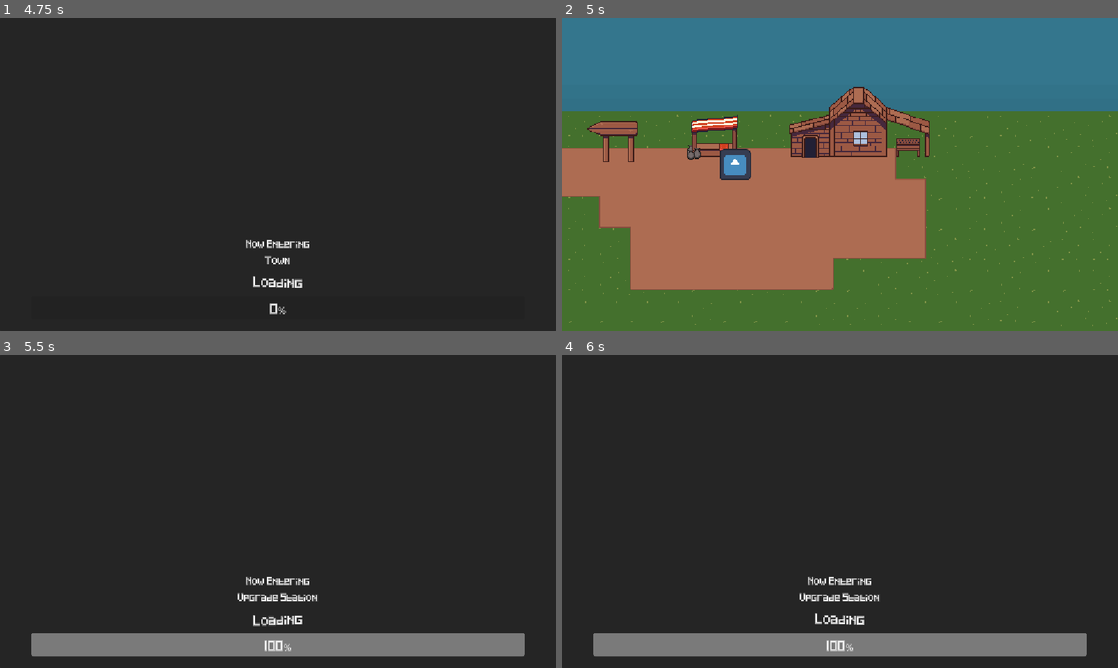
Above: before the commit, frames 1-4 (two rows, left to right).
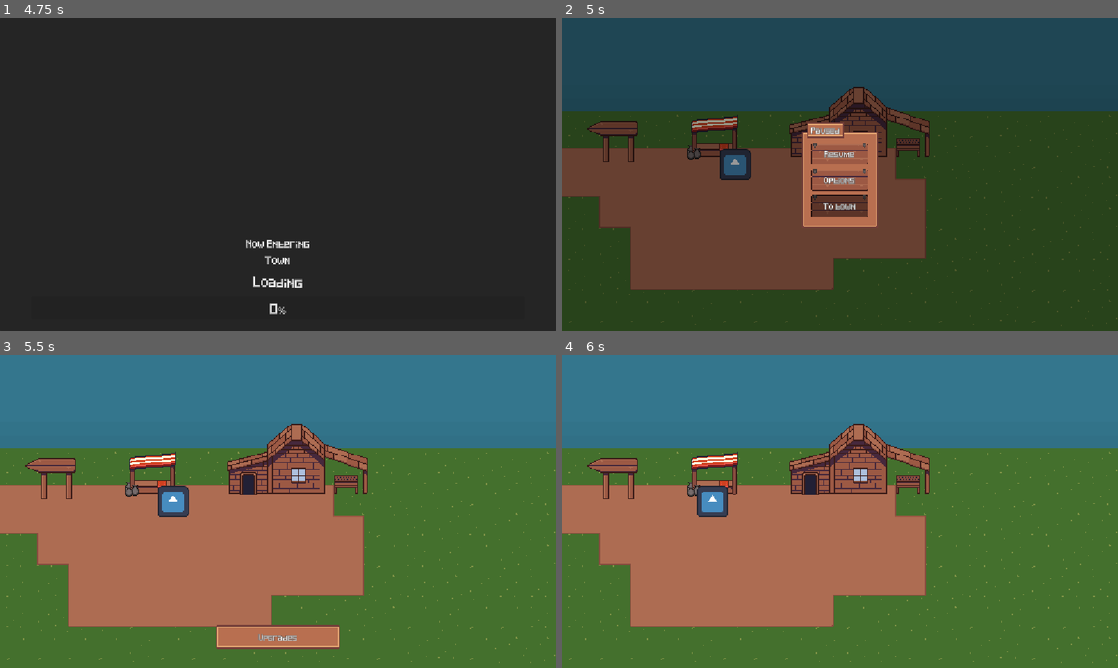
Above: after the commit, the same moments.

Repository: jakoofficial/DigNew
Game: Godot game, scene res://Scenes/main_menu.tscn
Two runs of this game, one before a commit and one after it. Both use one fixed random seed, a clock stepped at 60 frames per second and the inputs below. The engine's default icon, where the game draws it, is replaced by a stand-in: a white triangle on a blue panel in a dark square.
Inputs (mouse positions are in pixels of both pictures, inside the frame that each line leads up to):
- Up to frame 1 (4.75 s): click "New Game" at 0.5 s; move the mouse to (400, 158) at 1.27 s; hold D (right) 1.28-2.78 s; tap B at 1.35, 3.6 s; click (400, 158) at 1.42 s; tap Space at 1.52, 2.27, 3.77, 4.52 s; move the mouse to (150, 143) at 2.02 s; tap R at 2.1, 4.35 s; click (150, 143) at 2.17 s; move the mouse to (333, 105) at 2.77 s; hold A (left) 2.78-3.53 s; tap P at 2.85 s; click (333, 105) at 2.92 s; move the mouse to (38, 49) at 3.52 s; hold D (right) from 3.53 s (still down); click (38, 49) at 3.67 s; move the mouse to (444, 221) at 4.27 s; click (444, 221) at 4.42 s
- Up to frame 2 (5 s): keep holding D (right); tap Escape at 4.9 s
- Up to frame 3 (5.5 s): release D (right) at 5 s; click (278, 489) at 5 s, where only the run after the commit has a clickable "Resume"
- Up to frame 4 (6 s): move the mouse to (673, 464) at 5.77 s; hold A (left) from 5.78 s (still down); tap P at 5.85 s; click (673, 464) at 5.92 s

Frame 1 is identical in both runs. In frame 2, 97% of the frame differs, in the area x 0-100%, y 0-100%; in frame 3, 99%; in frame 4, 99%.

Commit message:
Added funciton to the pause menu

Diff:
--- a/Nodes/UI/on_dig_ui.tscn
+++ b/Nodes/UI/on_dig_ui.tscn
@@ -6,7 +6,6 @@
 [ext_resource type="Script" uid="uid://c5r4m661lpmbb" path="res://Scripts/Inventory/backpack.gd" id="3_q1hm0"]
 [ext_resource type="Texture2D" uid="uid://dum8xkc7xq1kl" path="res://Sprites/Icons/Backpack.svg" id="4_u3a3k"]
 [ext_resource type="PackedScene" uid="uid://cqx0h4cptvvkd" path="res://Nodes/UI/pause_menu.tscn" id="6_l6xf4"]
-[ext_resource type="Script" uid="uid://kufkxbiyf15x" path="res://Scripts/UI/pause_menu.gd" id="7_f5wqb"]
 
 [sub_resource type="CompressedTexture2D" id="CompressedTexture2D_pv1gv"]
 load_path = "res://.godot/imported/Gui.png-1a32feaf877fae0b886aa14805d86631.ctex"
@@ -214,4 +213,3 @@
 autowrap_mode = 0
 
 [node name="PauseMenu" parent="." unique_id=844130493 instance=ExtResource("6_l6xf4")]
-script = ExtResource("7_f5wqb")
--- a/Nodes/UI/pause_menu.tscn
+++ b/Nodes/UI/pause_menu.tscn
@@ -4,6 +4,7 @@
 [ext_resource type="Script" uid="uid://kufkxbiyf15x" path="res://Scripts/UI/pause_menu.gd" id="2_bajgw"]
 [ext_resource type="Texture2D" uid="uid://b4n5jr12li31" path="res://Sprites/Colour palette/Taile Gamougg 96.png" id="2_eddy3"]
 [ext_resource type="Texture2D" uid="uid://ds8k6jks6y5l2" path="res://Sprites/Gui.png" id="3_bajgw"]
+[ext_resource type="PackedScene" uid="uid://bk46exhp8wagj" path="res://Nodes/UI/ConfirmBox.tscn" id="5_bajgw"]
 
 [sub_resource type="AtlasTexture" id="AtlasTexture_f5wqb"]
 atlas = ExtResource("2_eddy3")
@@ -22,13 +23,13 @@
 region = Rect2(128, 73, 116, 33)
 
 [node name="PauseMenu" type="Control" unique_id=844130493]
+process_mode = 3
 layout_mode = 3
 anchors_preset = 15
 anchor_right = 1.0
 anchor_bottom = 1.0
 grow_horizontal = 2
 grow_vertical = 2
-mouse_filter = 2
 theme = ExtResource("1_d8m8v")
 script = ExtResource("2_bajgw")
 
@@ -57,6 +58,7 @@
 offset_bottom = 110.5
 grow_horizontal = 2
 grow_vertical = 2
+mouse_filter = 1
 texture = ExtResource("3_bajgw")
 region_rect = Rect2(0, 0, 32, 32)
 patch_margin_left = 16
@@ -83,6 +85,7 @@
 size_flags_horizontal = 6
 focus_neighbor_top = NodePath("../Town")
 focus_neighbor_bottom = NodePath("../Options")
+mouse_filter = 1
 mouse_default_cursor_shape = 2
 texture_normal = SubResource("AtlasTexture_l6xf4")
 texture_hover = SubResource("AtlasTexture_4k7hf")
@@ -98,7 +101,7 @@
 anchor_bottom = 1.0
 grow_horizontal = 2
 grow_vertical = 2
-mouse_filter = 2
+mouse_filter = 1
 bbcode_enabled = true
 text = "Resume"
 scroll_active = false
@@ -112,6 +115,7 @@
 size_flags_horizontal = 6
 focus_neighbor_top = NodePath("../Resume")
 focus_neighbor_bottom = NodePath("../Town")
+mouse_filter = 1
 mouse_default_cursor_shape = 2
 texture_normal = SubResource("AtlasTexture_l6xf4")
 texture_hover = SubResource("AtlasTexture_4k7hf")
@@ -127,7 +131,7 @@
 anchor_bottom = 1.0
 grow_horizontal = 2
 grow_vertical = 2
-mouse_filter = 2
+mouse_filter = 1
 bbcode_enabled = true
 text = "Options"
 scroll_active = false
@@ -141,6 +145,7 @@
 size_flags_horizontal = 6
 focus_neighbor_top = NodePath("../Options")
 focus_neighbor_bottom = NodePath("../Resume")
+mouse_filter = 1
 mouse_default_cursor_shape = 2
 texture_normal = SubResource("AtlasTexture_l6xf4")
 texture_hover = SubResource("AtlasTexture_4k7hf")
@@ -156,7 +161,7 @@
 anchor_bottom = 1.0
 grow_horizontal = 2
 grow_vertical = 2
-mouse_filter = 2
+mouse_filter = 1
 bbcode_enabled = true
 text = "To town"
 scroll_active = false
@@ -177,6 +182,7 @@
 offset_bottom = -76.0
 grow_horizontal = 2
 grow_vertical = 2
+mouse_filter = 1
 texture = ExtResource("3_bajgw")
 region_rect = Rect2(0, 0, 32, 32)
 patch_margin_left = 16
@@ -192,7 +198,12 @@
 anchor_bottom = 1.0
 grow_horizontal = 2
 grow_vertical = 2
+mouse_filter = 1
 bbcode_enabled = true
 text = "Paused"
 horizontal_alignment = 1
 vertical_alignment = 1
+
+[node name="ConfirmBox" parent="." unique_id=1259830081 instance=ExtResource("5_bajgw")]
+visible = false
+layout_mode = 1
--- a/Scenes/Upgrade_Area.tscn
+++ b/Scenes/Upgrade_Area.tscn
@@ -1,8 +1,10 @@
 [gd_scene format=3 uid="uid://dxwcyj2v568ax"]
 
+[ext_resource type="Script" uid="uid://dyb2mayalbtam" path="res://Scripts/Town/upgrade_building.gd" id="1_c4mb6"]
 [ext_resource type="PackedScene" uid="uid://dtc57kb1m62gq" path="res://Nodes/UI/back_btn.tscn" id="1_ltlum"]
 
 [node name="UpgradeArea" type="Node2D" unique_id=309530222]
+script = ExtResource("1_c4mb6")
 
 [node name="BackBtn" parent="." unique_id=729406048 instance=ExtResource("1_ltlum")]
 position = Vector2(72, 47)
--- a/Scenes/market.tscn
+++ b/Scenes/market.tscn
@@ -1,5 +1,6 @@
 [gd_scene format=3 uid="uid://00nuwyl7g28s"]
 
+[ext_resource type="Script" uid="uid://fpiryprymabk" path="res://Scripts/Town/market_building.gd" id="1_0s0jk"]
 [ext_resource type="PackedScene" uid="uid://dtc57kb1m62gq" path="res://Nodes/UI/back_btn.tscn" id="1_rfcd5"]
 [ext_resource type="Theme" uid="uid://e5uj1uvlt6aq" path="res://Themes/UI.tres" id="2_3csk5"]
 [ext_resource type="Texture2D" uid="uid://ds8k6jks6y5l2" path="res://Sprites/Gui.png" id="3_4rre6"]
@@ -20,6 +21,7 @@
 [sub_resource type="StyleBoxEmpty" id="StyleBoxEmpty_4rre6"]
 
 [node name="Market" type="Node2D" unique_id=720307893]
+script = ExtResource("1_0s0jk")
 
 [node name="BackBtn" parent="." unique_id=729406048 instance=ExtResource("1_rfcd5")]
 position = Vector2(80, 47)
--- a/Scenes/town.tscn
+++ b/Scenes/town.tscn
@@ -10,6 +10,7 @@
 [ext_resource type="Theme" uid="uid://e5uj1uvlt6aq" path="res://Themes/UI.tres" id="8_2rtke"]
 [ext_resource type="Texture2D" uid="uid://ds8k6jks6y5l2" path="res://Sprites/Gui.png" id="9_8t1t8"]
 [ext_resource type="Script" uid="uid://dxgifp33kyky4" path="res://Scripts/Town/TownUI.gd" id="9_kl8ok"]
+[ext_resource type="PackedScene" uid="uid://cqx0h4cptvvkd" path="res://Nodes/UI/pause_menu.tscn" id="11_6knsj"]
 [ext_resource type="PackedScene" uid="uid://oj08mfo7lltx" path="res://Nodes/player.tscn" id="11_emwlo"]
 
 [sub_resource type="TileSetAtlasSource" id="TileSetAtlasSource_ckvn4"]
@@ -133,6 +134,7 @@
 sources/0 = SubResource("TileSetAtlasSource_poxg2")
 
 [node name="Town" type="Node2D" unique_id=1274485126]
+process_mode = 1
 script = ExtResource("1_kswdu")
 
 [node name="Sky" type="Sprite2D" parent="." unique_id=1800128584]
@@ -181,7 +183,6 @@
 metadata/_edit_lock_ = true
 
 [node name="OverlayText" type="Panel" parent="CanvasLayer/Control" unique_id=415236213]
-visible = false
 layout_mode = 1
 anchors_preset = 12
 anchor_top = 1.0
@@ -222,5 +223,8 @@
 horizontal_alignment = 1
 vertical_alignment = 1
 
+[node name="PauseMenu" parent="CanvasLayer" unique_id=844130493 instance=ExtResource("11_6knsj")]
+visible = false
+
 [node name="Player" parent="." unique_id=1600123372 instance=ExtResource("11_emwlo")]
 position = Vector2(32, 304)
--- a/Scripts/DigZone/World.gd
+++ b/Scripts/DigZone/World.gd
@@ -22,6 +22,7 @@
 # Playerstats
 var currStamina: float = PS.Stamina
 var perc: float = currStamina / PS.MaxDigs
+var canPause: bool = true
 
 func _ready() -> void:
 	GM.curScene = self
--- a/Scripts/Globals/GameManager.gd
+++ b/Scripts/Globals/GameManager.gd
@@ -15,7 +15,11 @@
 	Market
 }
 
+var afterPauseNotDone: bool = true
+
 func _ready() -> void:
+	process_mode = ProcessMode.PROCESS_MODE_ALWAYS
+
 	# Keys
 	AM.initAction("Left", FKS.NewKey(KEY_A), FKS.NewKey(KEY_LEFT))
 	AM.initAction("Right", FKS.NewKey(KEY_D), FKS.NewKey(KEY_RIGHT))
@@ -38,6 +42,11 @@
 		if FK.JustReleased(AM.action("Back")):
 			await PS.add_to_global_inv(GM.curUI.backpack.inventory)
 			_load_scene(Scenes.Town)
+	if curScene != null:
+		if curScene.canPause and FK.JustReleased(AM.action("Pause")):
+			GM.afterPauseNotDone = true
+			paused = !paused
+	get_tree().paused = paused
 
 var SceneEntering: String = "asd"
 func _load_scene(scene: Scenes) -> void:
--- a/Scripts/Helpers/FancyKeys.gd
+++ b/Scripts/Helpers/FancyKeys.gd
@@ -6,6 +6,9 @@
 var StateResetTime: float = .10
 enum InputType {Keyboard, Mouse, ControllerButton, ControllerJoy}
 var CurrKeyStates: Dictionary[String, Dictionary] = {}
+
+func _ready() -> void:
+	process_mode = ProcessMode.PROCESS_MODE_ALWAYS
 
 func _process(delta):
 	for val in CurrKeyStates.values():
--- a/Scripts/LoadingScreens/my_load.gd
+++ b/Scripts/LoadingScreens/my_load.gd
@@ -1,6 +1,8 @@
 extends LoadingScreen
 
 @onready var entering: RichTextLabel = $Entering
+
+var canPause: bool = false
 
 func _ready() -> void:
 	entering.text = str("[font_size=12]Now Entering\n%s" % GM.SceneEntering)
--- a/Scripts/MainMenu/main_menu.gd
+++ b/Scripts/MainMenu/main_menu.gd
@@ -3,6 +3,8 @@
 @onready var continue_btn: TextureButton = $Control/Panel/NinePatchRect/VBoxContainer/ContinueBtn
 @onready var exit_game_btn: TextureButton = $Control/Panel/NinePatchRect/VBoxContainer/ExitGameBtn
 @onready var confirm_box: Control = $ConfirmBox
+
+var canPause: bool = false
 
 var canReset = false
 func _ready() -> void:
--- /dev/null
+++ b/Scripts/Town/market_building.gd
@@ -0,0 +1,3 @@
+extends Node2D
+
+var canPause: bool = false
--- a/Scripts/Town/town.gd
+++ b/Scripts/Town/town.gd
@@ -1,9 +1,13 @@
 extends Node2D
+@onready var pause_menu: Control = $CanvasLayer/PauseMenu
 
 var canReset = false
+var canPause: bool = true
 
 func _ready() -> void:
 	GM.curScene = self
+	pause_menu.town.disabled = true
+	pause_menu.town.focus_mode = Control.FOCUS_NONE
 
 	if GM.Player != null:
 		GM.Player.global_position = GM.playerPosBuilding
--- /dev/null
+++ b/Scripts/Town/upgrade_building.gd
@@ -0,0 +1,3 @@
+extends Node2D
+
+var canPause: bool = false
--- a/Scripts/Town/upgrade_station.gd
+++ b/Scripts/Town/upgrade_station.gd
@@ -24,6 +24,7 @@
 		Input.set_default_cursor_shape(Input.CURSOR_ARROW)
 		GM.curUI.emit_signal("setOverlay", OverlayName, false)
 
+	if GM.afterPauseNotDone: return
 	canClick = true if is_hovered else false
 
 func _player_collide(body: Node2D) -> void:
--- a/Scripts/UI/pause_menu.gd
+++ b/Scripts/UI/pause_menu.gd
@@ -3,7 +3,38 @@
 @onready var resume: TextureButton = $NinePatchRect/VBoxContainer/Resume
 @onready var options: TextureButton = $NinePatchRect/VBoxContainer/Options
 @onready var town: TextureButton = $NinePatchRect/VBoxContainer/Town
+@onready var confirm_box: Control = $ConfirmBox
 
 func _ready() -> void:
-	# set up
+	resume.connect("button_up", ResumeBtn)
+	options.connect("pressed", OptionsBtn)
+	town.connect("button_up", TownBtn)
+
+func _process(delta: float) -> void:
+	if !GM.paused: hide()
+	else:
+		show()
+
+func ResumeBtn() -> void:
+	GM.paused = false
+	get_tree().paused = GM.paused
+	await get_tree().create_timer(0.25).timeout
+	GM.afterPauseNotDone = false
+
+func OptionsBtn() -> void:
 	pass
+
+func TownBtn() -> void:
+	var canMakeNew = true
+	if FM.CheckSaveGame():
+		confirm_box.show()
+		confirm_box.prev_btn = town
+		confirm_box._setText("Ending dig early will not refund the trip?")
+		canMakeNew = await confirm_box.confirmResult
+	if !canMakeNew: return
+
+	await PS.add_to_global_inv(GM.curUI.backpack.inventory)
+	GM.playerPosBuilding = Vector2(32, 304)
+
+	GM._load_scene(GM.Scenes.Town)
+	pass
Not shown, added: Scripts/Town/market_building.gd.uid
Not shown, added: Scripts/Town/upgrade_building.gd.uid
